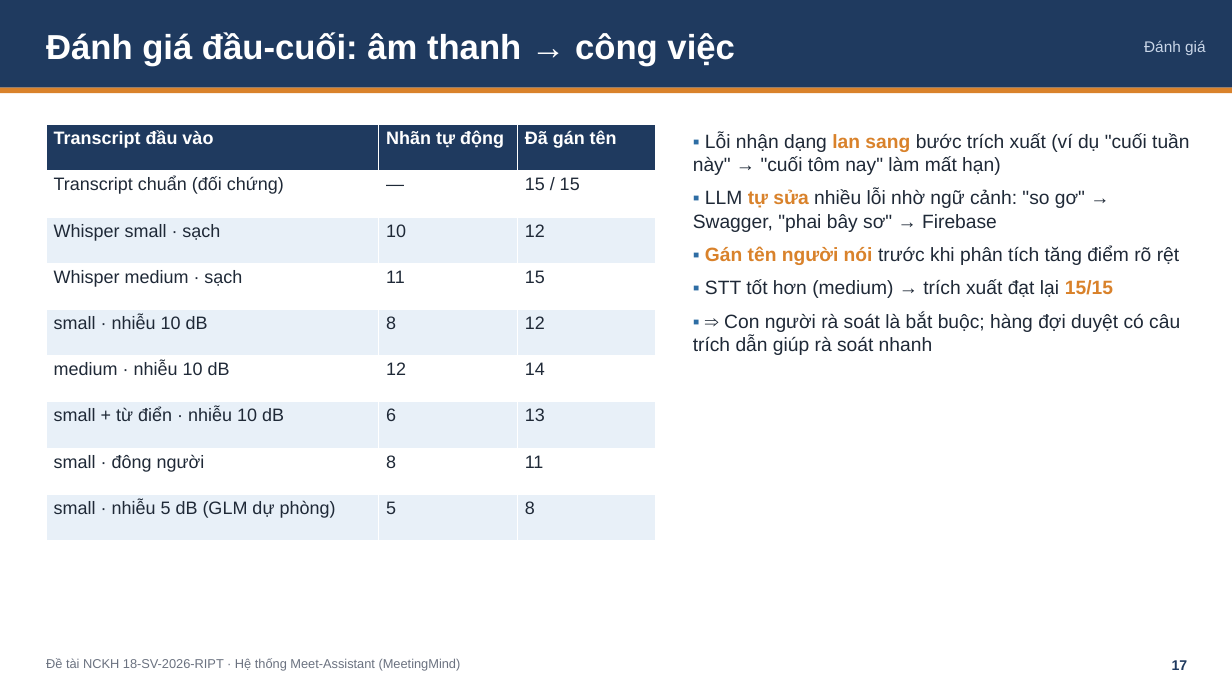
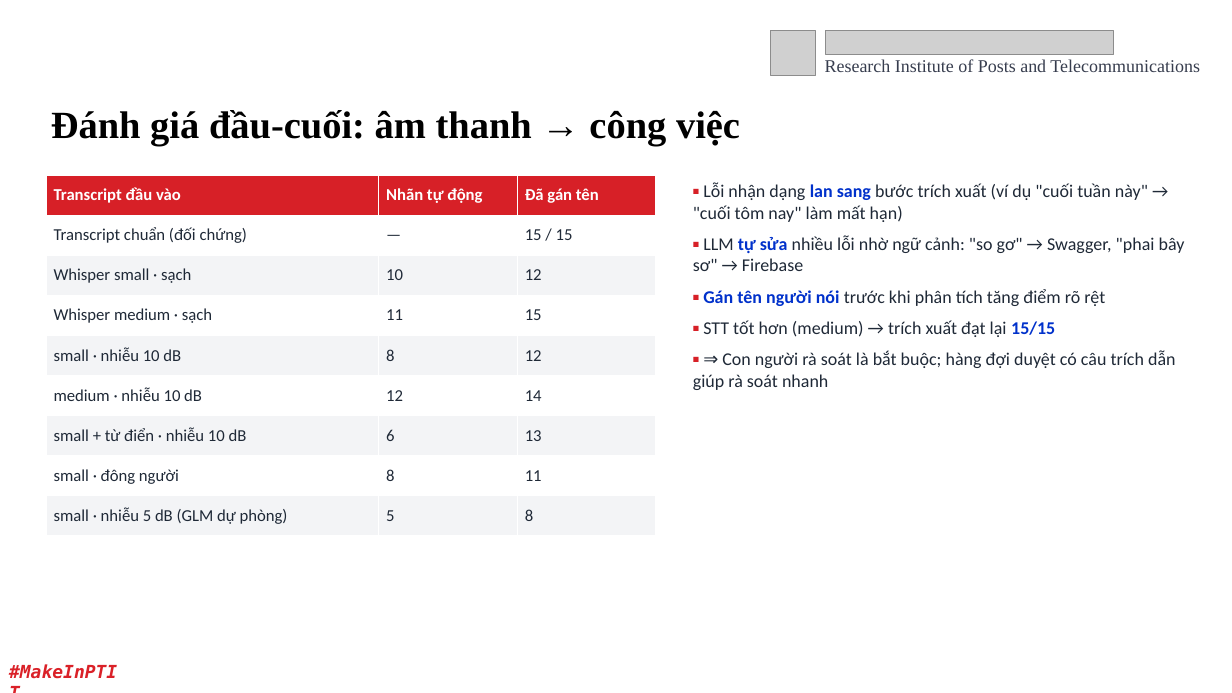
Before and after one commit to Dinhh-Chan/meetingmind, a slide deck: slide 17 of nghiem-thu/SlideNghiemThu_18-SV-2026-RIPT.pptx. Drawn at 1232x693 pixels with LibreOffice and Linux fonts; fonts in the diff are those of the drawing; grey boxes stand for pictures; background and template pictures are left out. Boxes give left, top, right and bottom in pixels: in the first picture for what was removed or moved away, otherwise in the second. Text is boxed around its words. In the diff, an @@ line names an element or a change of style, - is before the commit and + after.

```diff
--- a/nghiem-thu/SlideNghiemThu_18-SV-2026-RIPT.pptx
+++ b/nghiem-thu/SlideNghiemThu_18-SV-2026-RIPT.pptx
@@ rectangle removed at bbox=[0, 0, 1232, 88] @@
@@ picture added at bbox=[771, 30, 816, 75] @@
@@ picture added at bbox=[825, 30, 1114, 55] @@
@@ text added at bbox=[825, 59, 1200, 72], 14 pt, text #373D4E @@
+Research Institute of Posts and Telecommunications
@@ text removed at bbox=[1144, 40, 1206, 55] @@
-Đánh giá
@@ rectangle removed at bbox=[0, 88, 1232, 93] @@
@@ text "Đánh giá đầu-cuối: âm thanh ...": place and size @@
-text "Đánh giá đầu-cuối: âm thanh ..." at bbox=[46, 32, 734, 66]
+text "Đánh giá đầu-cuối: âm thanh ..." at bbox=[51, 110, 740, 146]
@@ text "Đánh giá đầu-cuối: âm thanh ..." at bbox=[51, 110, 740, 146]: size 27 to 30 pt, font Arial to Times New Roman, text colour #FFFFFF to #000000 @@
@@ table at bbox=[46, 175, 656, 536] @@
@@ fill #1F3A5F to #D72027 in row 1 @@
@@ fill #E8F0F8 to #F3F4F6 in 12 cells @@
@@ size 14 to 13 pt, font Arial to Calibri @@
@@ table: place and size @@
-table at bbox=[46, 125, 656, 541]
+table at bbox=[46, 175, 656, 536]
@@ text "▪ Lỗi nhận dạng lan ...": place and size @@
-text "▪ Lỗi nhận dạng lan ..." at bbox=[693, 133, 1189, 355]
+text "▪ Lỗi nhận dạng lan ..." at bbox=[693, 182, 1185, 390]
@@ text "▪ Lỗi nhận dạng lan ..." at bbox=[693, 182, 1185, 390]: size 15 to 14 pt, font Arial to Calibri; text colour #2E6DA4 to #D72027 in "▪", "▪", "▪", "▪" and 1 more places; text colour #D9822B to #0031CB in "lan sang", "tự sửa", "Gán tên người nói", "15/15" @@
@@ text added at bbox=[0, 656, 129, 688], 14 pt, text #DA2128, bold, italic @@
+#MakeInPTIT
@@ text removed at bbox=[46, 658, 461, 671] @@
-Đề tài NCKH 18-SV-2026-RIPT · Hệ thống Meet-Assistant (MeetingMind)
@@ text "17": place and size @@
-text "17" at bbox=[1172, 660, 1188, 670]
+text "17" at bbox=[1104, 650, 1155, 683]
@@ text "17" at bbox=[1104, 650, 1155, 683]: size 11 to 12 pt, font Arial to Calibri, text colour #1F3A5F to #FFFFFF; alignment right to centre; vertical alignment top to middle @@
```
Also in this commit, not shown: 20 other slides changed, 1 slide added, 1 slide removed, 5 other files.
